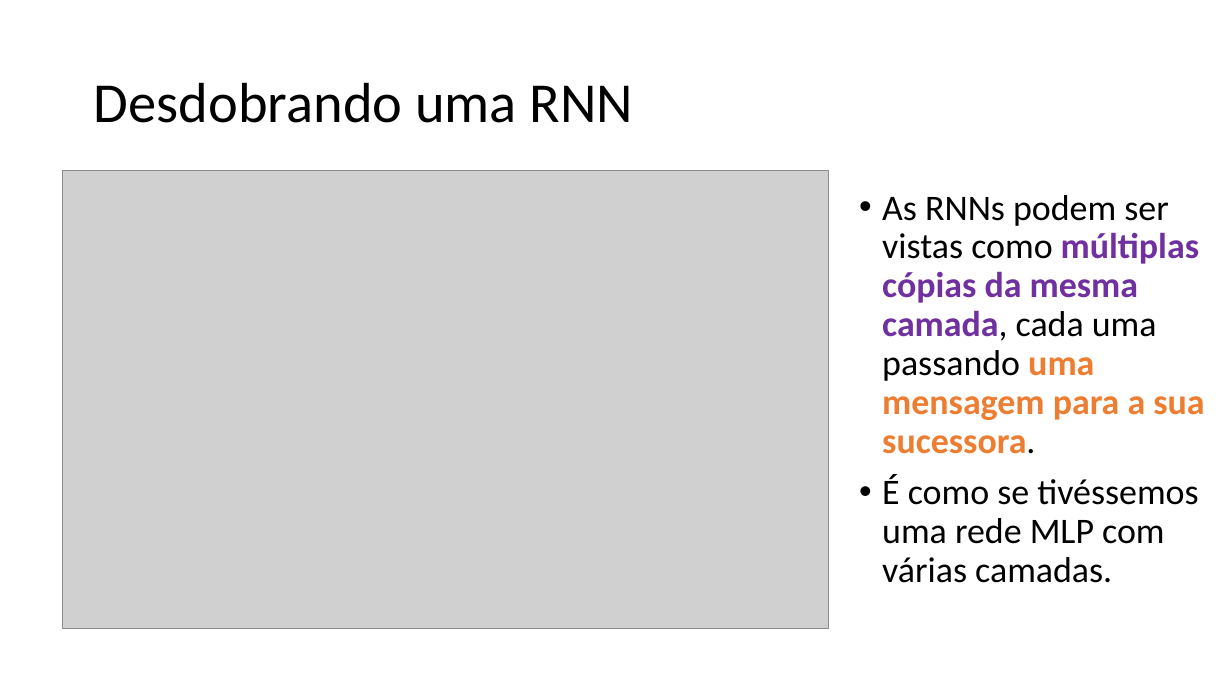
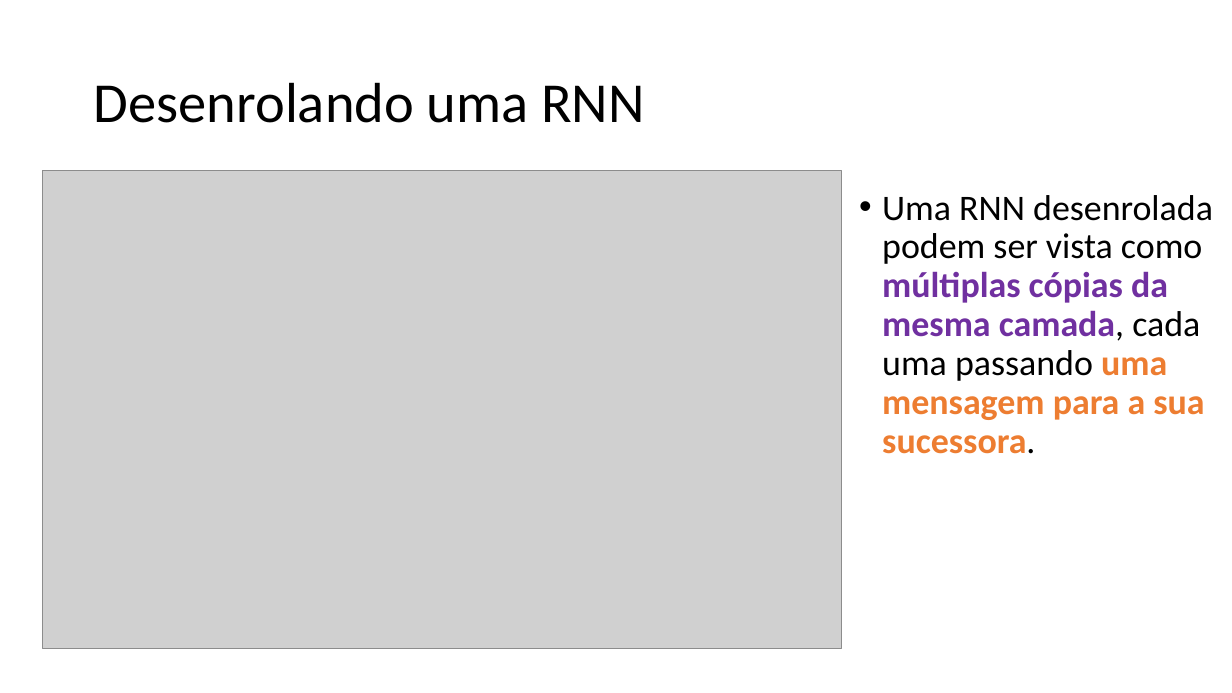
Before and after one commit to zz4fap/c24_inteligencia_artificial, a slide deck: slide 20 of slides/C24_RNN.pptx (slide 17 before the commit). Drawn at 1232x693 pixels with LibreOffice and Linux fonts; fonts in the diff are those of the drawing; grey boxes stand for pictures. Boxes give left, top, right and bottom in pixels: in the first picture for what was removed or moved away, otherwise in the second. Text is boxed around its words. In the diff, an @@ line names an element or a change of style, - is before the commit and + after.

Commit message:
update of slides

```diff
--- a/slides/C24_RNN.pptx
+++ b/slides/C24_RNN.pptx
@@ title at bbox=[94, 82, 644, 123]: text changed @@
-Desdobrando uma RNN
+Desenrolando uma RNN
@@ picture: place and size @@
-picture at bbox=[63, 171, 829, 628]
+picture at bbox=[43, 171, 842, 649]
@@ text at bbox=[882, 195, 1213, 454]: text changed; bold on @@
-• As RNNs podem ser vistas como múltiplas cópias da mesma camada, cada uma passando uma mensagem para a sua sucessora.
-• É como se tivéssemos uma rede MLP com várias camadas.
+• Uma RNN desenrolada podem ser vista como múltiplas cópias da mesma camada, cada uma passando uma mensagem para a sua sucessora.
```
Also in this commit, not shown: 6 other slides changed, 5 slides added, 2 slides removed.
